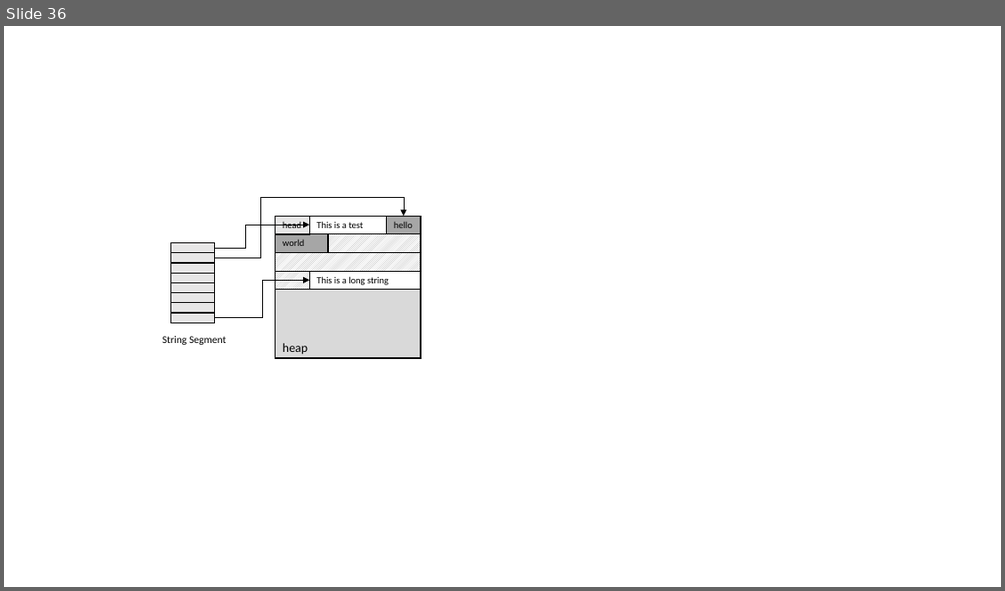
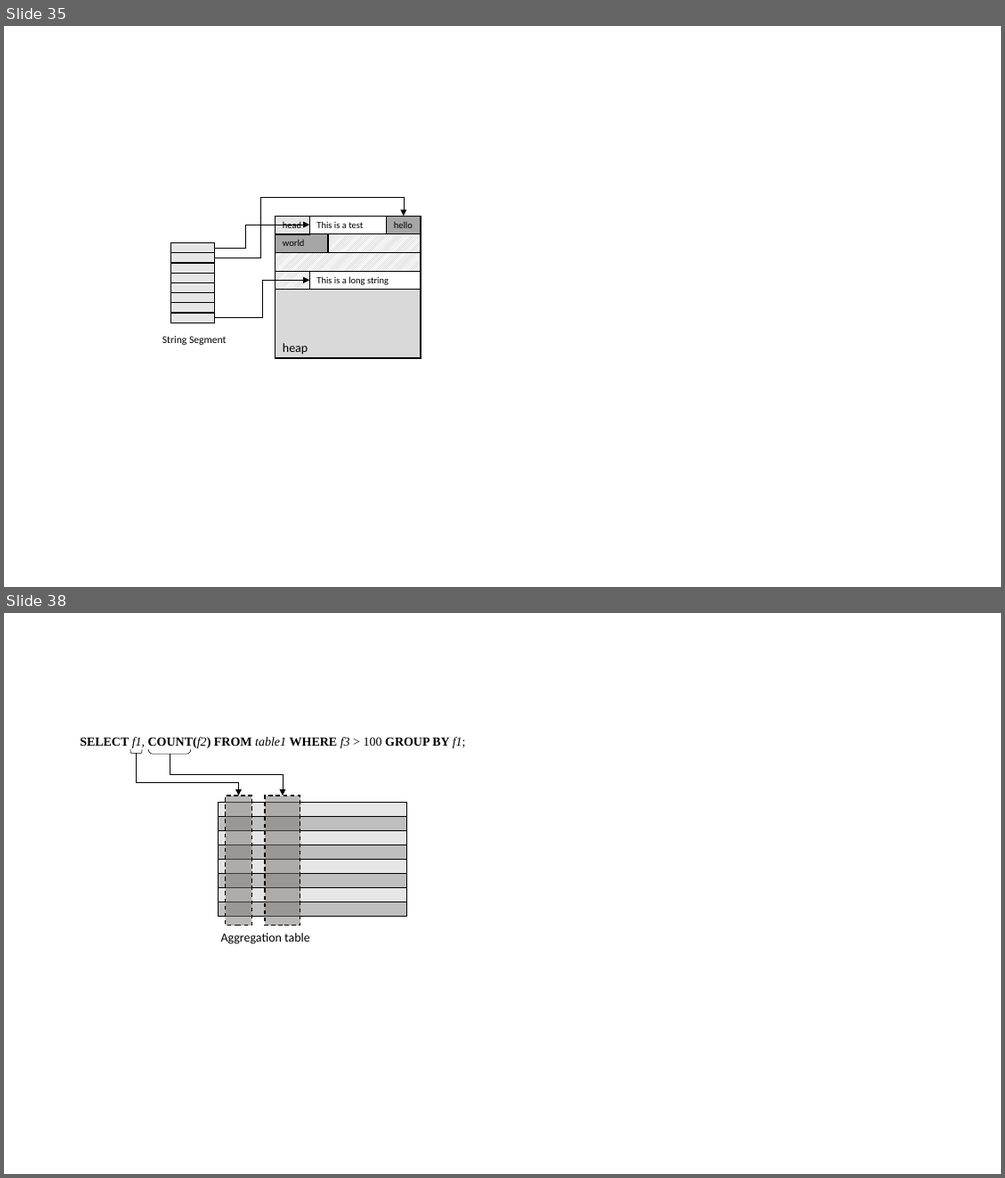
Before and after one commit to scott-zgeng/thor, a slide deck: doc/thor architecture.pptx. Shown one above the other, each under a label of ours: slide 36 before the commit, slides 35 and 38 after it; the slides between them are not shown. The pictures are 1005x591 and 1005x1178 pixels, drawn with LibreOffice and Linux fonts; fonts in the diff are those of the drawing. Boxes give left, top, right and bottom in pixels: in the first picture for what was removed or moved away, otherwise in the second. Text is boxed around its words. In the diff, an @@ line names an element or a change of style, - is before the commit and + after.

```diff
--- a/doc/thor architecture.pptx
+++ b/doc/thor architecture.pptx
@@ slide 38 added at [4, 613, 1001, 1174], background #FFFFFF @@
@@ text added at [80, 737, 466, 748], 12 pt, text #000000, bold @@
+SELECT f1, COUNT(f2) FROM table1 WHERE f3 > 100 GROUP BY f1;
@@ left bracket added at [130, 749, 142, 754], outline #000000 0.5 pt @@
@@ elbow arrow added from (137, 753) to (239, 795), #000000 0.5 pt @@
@@ left bracket added at [149, 749, 191, 754], outline #000000 0.5 pt @@
@@ elbow arrow added from (170, 754) to (283, 795), #000000 0.5 pt @@
@@ rectangle added at [226, 795, 251, 925], fill #767171 at 50% opacity, outline #000000 1 pt dashed @@
@@ rectangle added at [265, 795, 301, 925], fill #767171 at 50% opacity, outline #000000 1 pt dashed @@
@@ group added at [218, 803, 407, 916]: 8 rectangles @@
@@ text added at [221, 933, 310, 944], 12 pt, text #000000 @@
+Aggregation table
@@ what was slide 36 is now slide 35 @@
```
Also in this commit, not shown: 3 slides changed, 3 other slides added, 1 slide removed, 1 other file.
